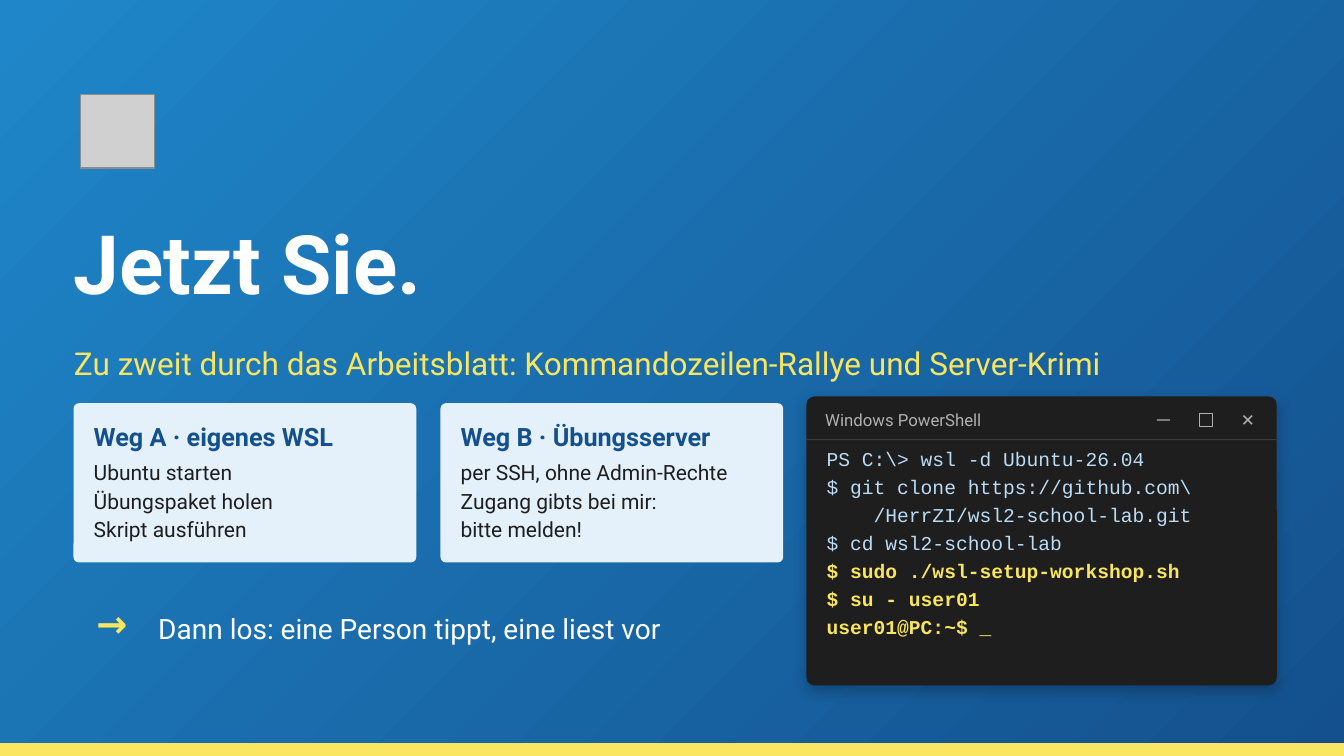
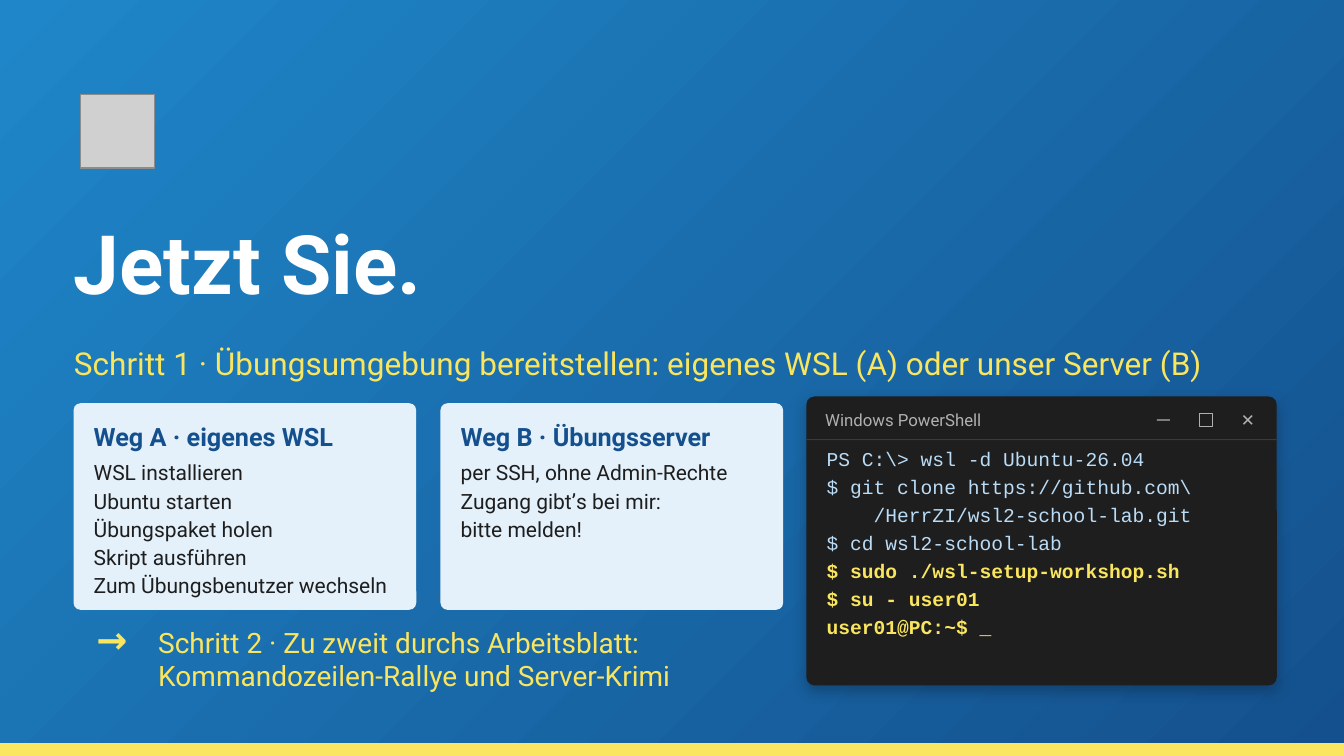
Before and after one commit to HerrZI/wsl2-school-lab, a slide deck: slide 8 of dokumente/Workshop_WSL2_Linux_unterrichten_neu.pptx. Drawn at 1344x756 pixels with LibreOffice and Linux fonts; fonts in the diff are those of the drawing; grey boxes stand for pictures; background and template pictures are left out. Boxes give left, top, right and bottom in pixels: in the first picture for what was removed or moved away, otherwise in the second. Text is boxed around its words. In the diff, an @@ line names an element or a change of style, - is before the commit and + after.

```diff
--- a/dokumente/Workshop_WSL2_Linux_unterrichten_neu.pptx
+++ b/dokumente/Workshop_WSL2_Linux_unterrichten_neu.pptx
@@ text added at bbox=[74, 347, 1201, 382], 22.5 pt, text #FAE55F @@
+Schritt 1 · Übungsumgebung bereitstellen: eigenes WSL (A) oder unser Server (B)
@@ rounded rectangle: place and size @@
-rounded rectangle at bbox=[74, 403, 416, 563]
+rounded rectangle at bbox=[74, 403, 416, 610]
@@ rounded rectangle: place and size @@
-rounded rectangle at bbox=[441, 403, 783, 563]
+rounded rectangle at bbox=[441, 403, 783, 610]
@@ text at bbox=[94, 464, 243, 480]: paragraph added @@
+WSL installieren
@@ text at bbox=[461, 493, 661, 514]: text changed @@
-Zugang gibts bei mir:
+Zugang gibt’s bei mir:
@@ text at bbox=[94, 574, 387, 598]: paragraph added @@
+Zum Übungsbenutzer wechseln
@@ text "→": place and size @@
-text "→" at bbox=[84, 595, 140, 651]
+text "→" at bbox=[84, 611, 140, 667]
@@ text removed at bbox=[158, 618, 660, 645] @@
-Dann los: eine Person tippt, eine liest vor
@@ text at bbox=[158, 632, 670, 692]: text changed; size 22.5 to 20 pt @@
-Zu zweit durch das Arbeitsblatt: Kommandozeilen-Rallye und Server-Krimi
+Schritt 2 · Zu zweit durchs Arbeitsblatt:
+Kommandozeilen-Rallye und Server-Krimi
```
Also in this commit, not shown: 4 other slides changed, 1 slide removed, 9 other files.
